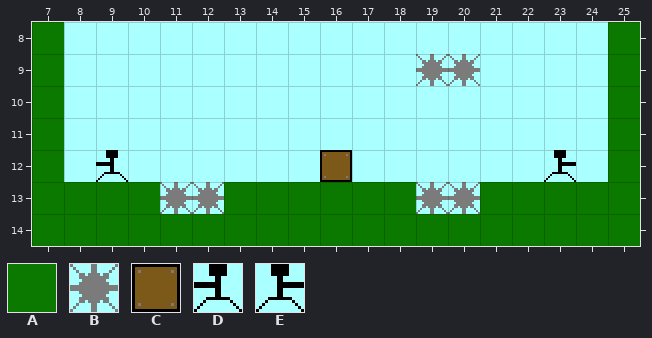
Tiled map -- assets/map.tmx. This is how it looked before the edit.
Cells are 16x16 px. Shown: x 7..25, y 8..14.
Key: from "tiles": A 1, B 2, C 3, D 4, E 5.
_ is an empty cell.
Layer "Tile Layer 1" before, first column x 7:
 8 A_________________A
 9 A___________BB____A
10 A_________________A
11 A_________________A
12 A_D______C______E_A
13 AAAABBAAAAAABBAAAAA
14 AAAAAAAAAAAAAAAAAAA
Once edited:
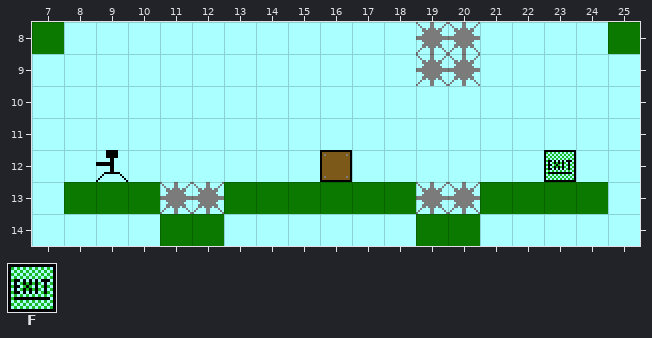
Further tiles: from "tiles": F 6.
Difference:
Changed rows in their new state; . is an unchanged cell.
Layer "Tile Layer 1":
first column x 7:
 8 ............BB.....
 9 _................._
10 _................._
11 _................._
12 _...............F._
13 _................._
14 ____..______.._____
Changed places in both pictures, as pixel boxes (x1, y1, x2, y2):
added: (416, 22, 480, 54)
removed: (32, 54, 160, 246)
changed: (480, 54, 640, 246)
removed: (224, 214, 416, 246)
